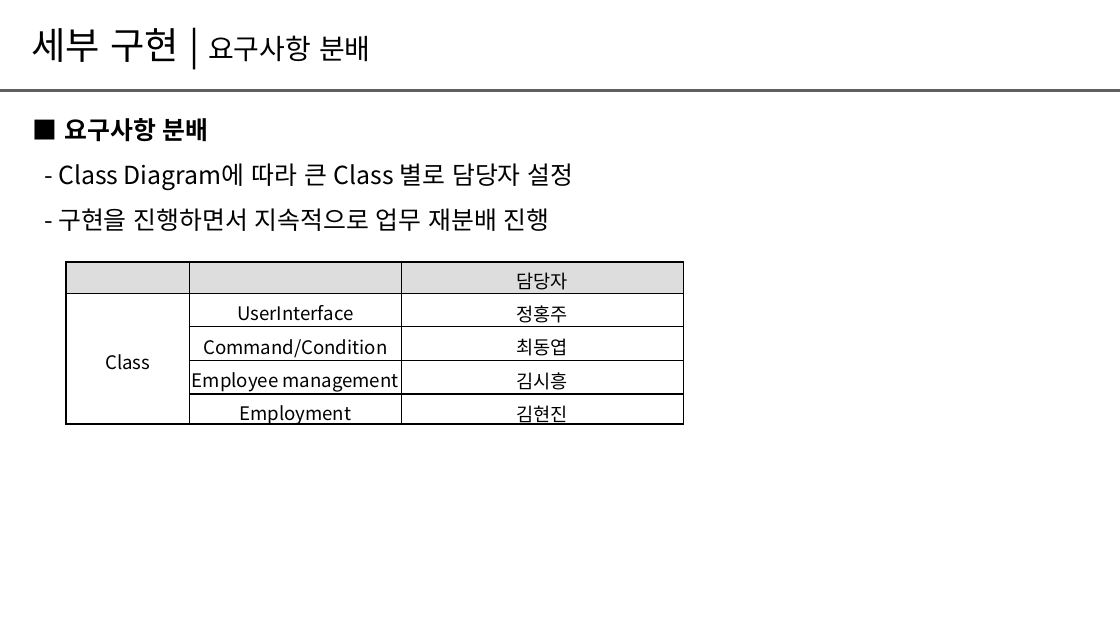
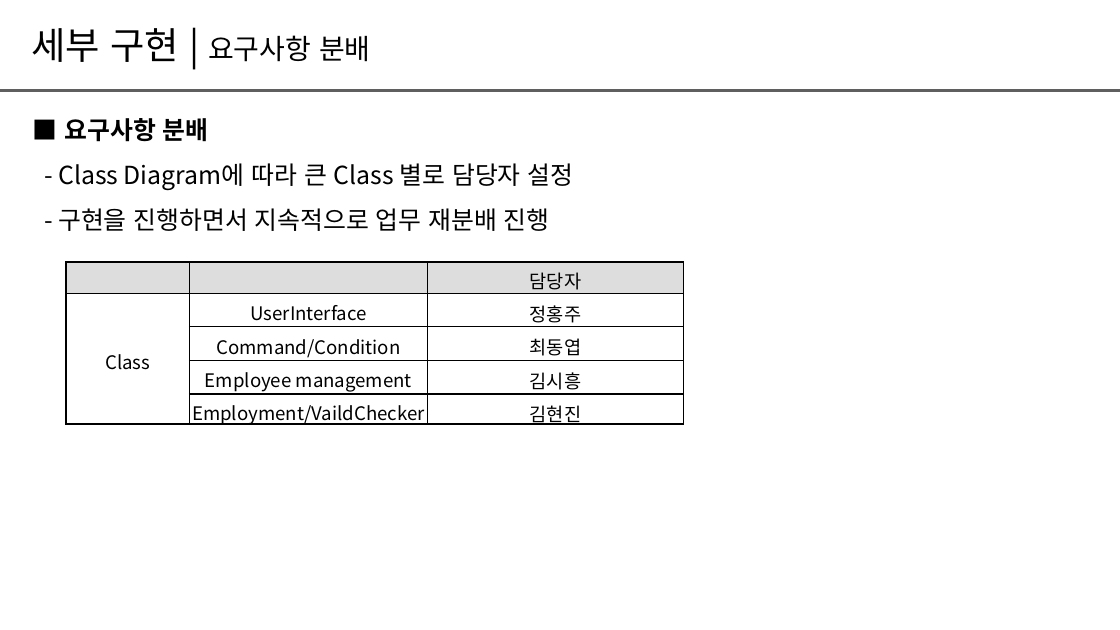
Before and after one commit to dongyub1015/Hit, a slide deck: slide 8 of Doc/CRA팀프로젝트_22년_9차_H팀_Hit.pptx. Drawn at 1120x630 pixels with LibreOffice and Linux fonts; fonts in the diff are those of the drawing. Boxes give left, top, right and bottom in pixels: in the first picture for what was removed or moved away, otherwise in the second. Text is boxed around its words. In the diff, an @@ line names an element or a change of style, - is before the commit and + after.

Commit message:
[Design] Update design document for VaildChecker

```diff
--- a/Doc/CRA팀프로젝트_22년_9차_H팀_Hit.pptx
+++ b/Doc/CRA팀프로젝트_22년_9차_H팀_Hit.pptx
@@ table at [66,262,683,429] @@
-row 5, column 2: Employment
+row 5, column 2: Employment/VaildChecker
```
Also in this commit, not shown: 3 other slides changed.
